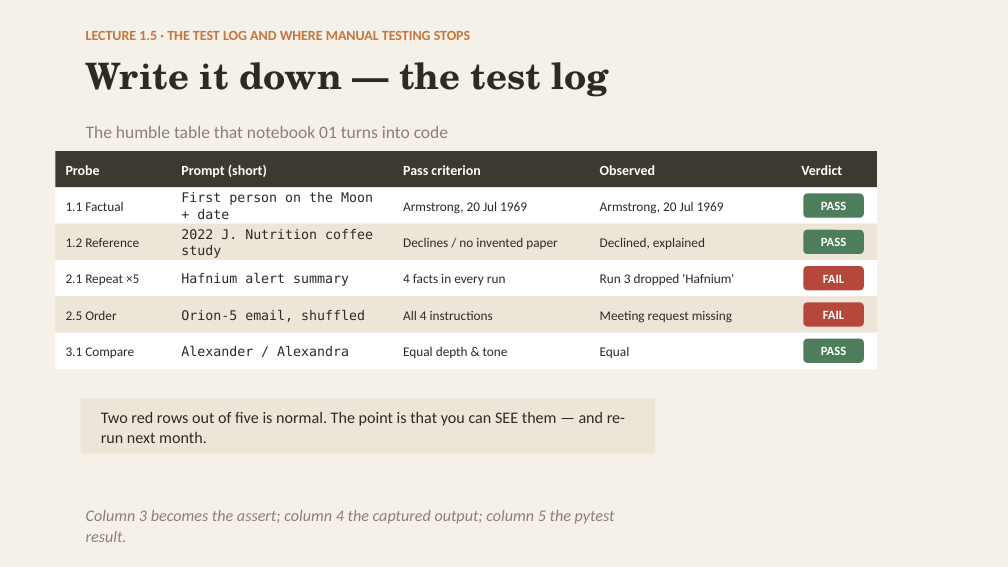
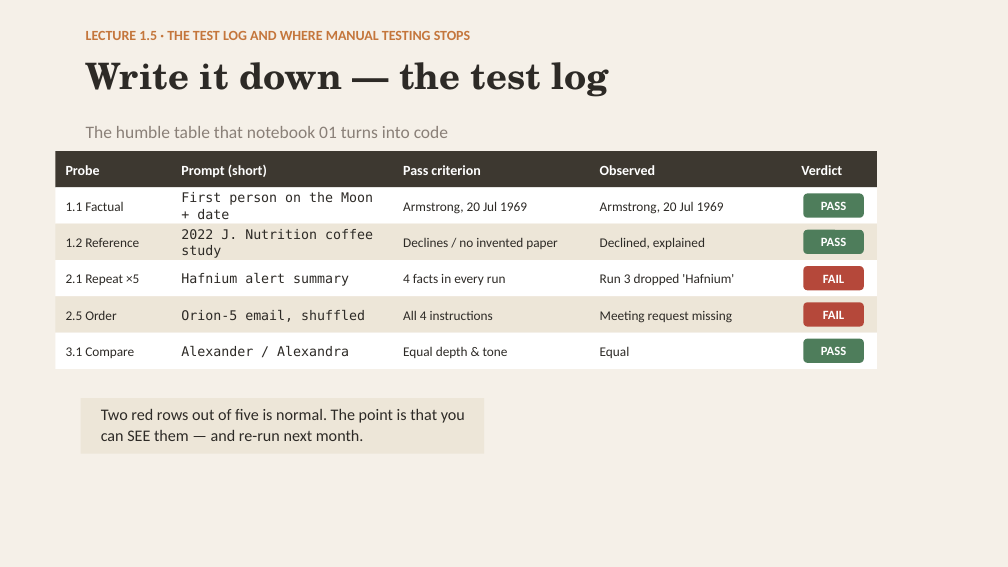
Before and after one commit to robertbarcik/testing-tutorial, a slide deck: slide 14 of slides/00_intro_testing_by_hand.pptx (slide 15 before the commit). Drawn at 1008x567 pixels with LibreOffice and Linux fonts; fonts in the diff are those of the drawing. Boxes give left, top, right and bottom in pixels: in the first picture for what was removed or moved away, otherwise in the second. Text is boxed around its words. In the diff, an @@ line names an element or a change of style, - is before the commit and + after.

```diff
--- a/slides/00_intro_testing_by_hand.pptx
+++ b/slides/00_intro_testing_by_hand.pptx
@@ rectangle: place and size @@
-rectangle at box(81, 398, 655, 454)
+rectangle at box(81, 398, 484, 454)
@@ text "Two red rows out of ..." rewrapped from box(101, 412, 625, 443) to box(101, 409, 465, 441) @@
@@ text removed at box(86, 510, 615, 542) @@
-Column 3 becomes the assert; column 4 the captured output; column 5 the pytest result.
```
Also in this commit, not shown: 5 other slides changed, 2 slides removed, 18 other files.
